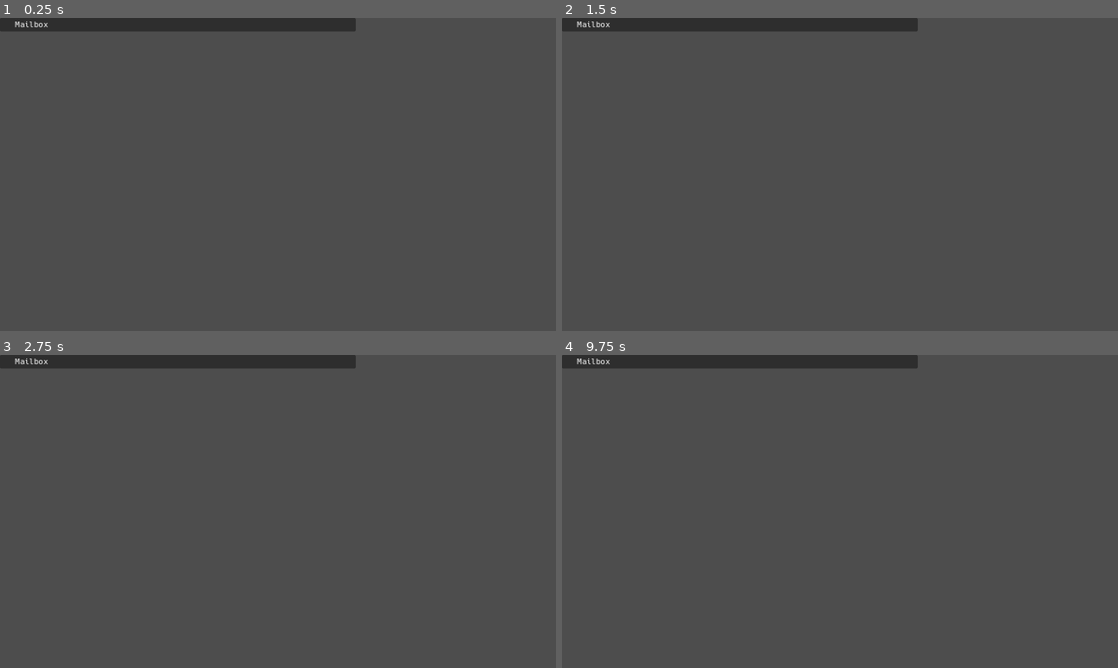
Above: before the commit, frames 1-4 (two rows, left to right).
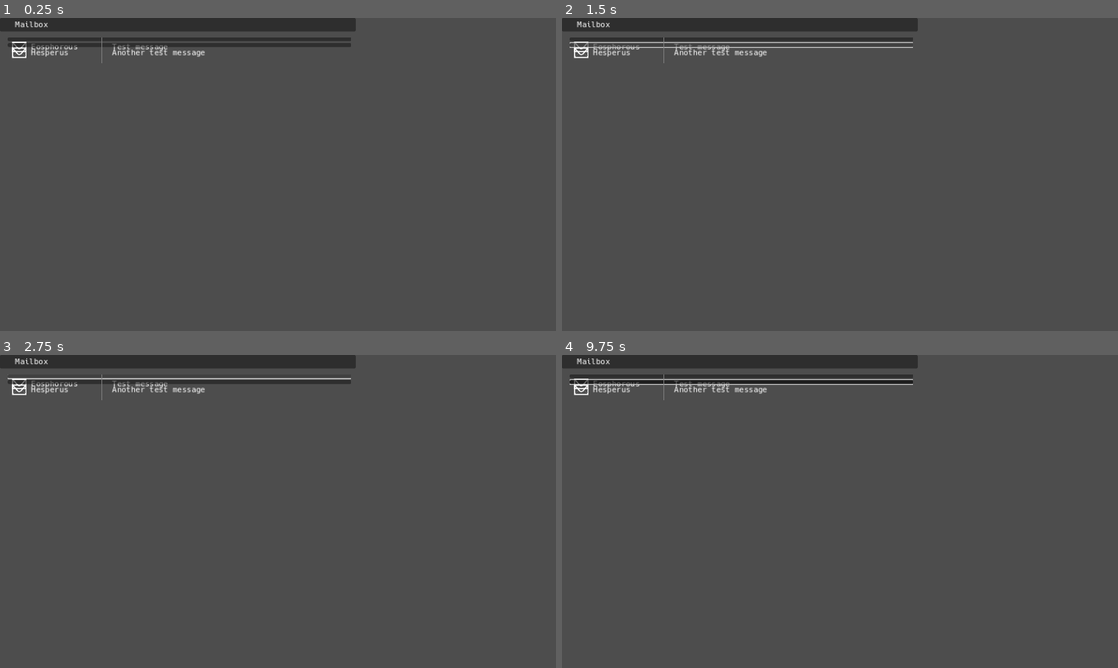
Above: after the commit, the same moments.

Repository: pivinx1/canon
Game: Godot game, scene res://prefab/mail.tscn
The game is run twice, just before and just after one commit, with the same random seed, the same clock (stepped at 60 frames per second) and the same inputs. This scene is started directly instead of the project's main scene.
Inputs (mouse positions are in pixels of both pictures, inside the frame that each line leads up to):
- Up to frame 1 (0.25 s): no input
- Up to frame 2 (1.5 s): click (739, 39) at 0.5 s, where only the run after the commit has a clickable "Eosphorous"; click (739, 46) at 1.25 s, where only the run after the commit has a clickable "Hesperus"
- Up to frame 3 (2.75 s): click (177, 376) at 2 s, where only the run after the commit has a clickable "Eosphorous"
- Up to frame 4 (9.75 s): click (739, 383) at 2.75 s, where only the run after the commit has a clickable "Hesperus"; click (739, 376) at 3.5 s, where only the run after the commit has a clickable "Eosphorous"; click (739, 383) at 4.25 s, where only the run after the commit has a clickable "Hesperus"; tap Enter at 5, 5.85, 6.5, 7.35, 8, 8.85 s; hold Enter 5.03-5.78 s; tap Space at 5.75, 7.25, 8.75 s; hold Enter 6.53-7.28 s; hold Enter 8.03-8.78 s; hold Enter from 9.53 s (still down)

The runs differ from the first frame. In frame 1, 1.7% of the frame differs, in the area x 1-64%, y 6-15%; in frame 2, 1.5%; in frame 3, 1.3%; in frame 4, 2.0%.
Error before the commit: Parse Error: Expected expression for variable initial value after "=". (res://scripts/email/entryContainer.gd:10)
Error after the commit: Cannot call method 'get_parent' on a null value. (res://scripts/email/entryContainer.gd:8)

Commit message:
eldritch horrors of godot

Diff:
--- a/MonitorView.gd
+++ b/MonitorView.gd
@@ -11,8 +11,9 @@
 
 func _on_open_mail_view_pressed():
 	clearViewport()
-	pass # Replace with function body.
 
+func _on_mail_open():
+	pass
 
 func _on_connection_view_pressed():
 	clearViewport()
--- a/autoLoads/globaldata.gd
+++ b/autoLoads/globaldata.gd
@@ -4,17 +4,32 @@
 
 var currentSector: String = "reversetower"
 
-
-
-const musicDict: Dictionary = {
-	"postCreation": "res://sounds/bgm/SecondThoughts.ogg",
-	"firstmission": "res://sounds/bgm/ForensicLab.ogg",
+var emailDict = {
+	"test": {
+		"sender": "Eosphorous",
+		"subject": "Test message",
+		"content": "Good day,\n This is a test message.\n You may disregard it.",
+		"attachments": {},
+		"isRead": false
+	},
+	"anothertest": {
+		"sender": "Hesperus",
+		"subject": "Another test message",
+		"content": "Good day,\n This is another message. Eosphorous told me to send it to you, so here you are.\n You may disregard it.",
+		"attachments": {},
+		"isRead": false
+	}
 }
 
 var connectionDict: Dictionary = {
 	"hostname": "RSM_AGENT_FFFFFFFF",
 	"address": "FF:FF:00:00:FF:FF",
 	"ports": [21, 22, 121, 389]
+}
+
+const musicDict: Dictionary = {
+	"postCreation": "res://sounds/bgm/SecondThoughts.ogg",
+	"firstmission": "res://sounds/bgm/ForensicLab.ogg",
 }
 
 const sectorPrefixes: Dictionary = {
--- a/scripts/email/entryContainer.gd
+++ b/scripts/email/entryContainer.gd
@@ -1,10 +1,27 @@
 extends VBoxContainer
 
+signal openMail(idx: String)
+
+var emailDictionary: Dictionary = globaldata.emailDict
+var entryPrefab: PackedScene = preload("res://prefab/mailEntry.tscn")
+var container: Node = self
+var monitorView: Node = get_parent().get_parent().get_parent()
+
 func _ready():
+	for key in emailDictionary:
+		createEntry(key)
+
+
+func _openMail(idx: String):
 	pass
 
-func _openMail(id: String):
-	pass
-
-func createEntry(subject: String, sender: String, idx: String):
-	var emailContent =
+func createEntry(idx: String):
+	var emailData: Dictionary = emailDictionary[idx]
+	var newItem: Node = entryPrefab.instantiate()
+	add_child(newItem)
+	newItem.name = idx
+	newItem.connect("pressed", Callable(get_parent(), "_openMail").bind(idx))
+	newItem.get_child(0).set_text(emailData["sender"])
+	newItem.get_child(1).set_text(emailData["subject"])
+	if emailData["isRead"]:
+		newItem.get_child(2).hide()
